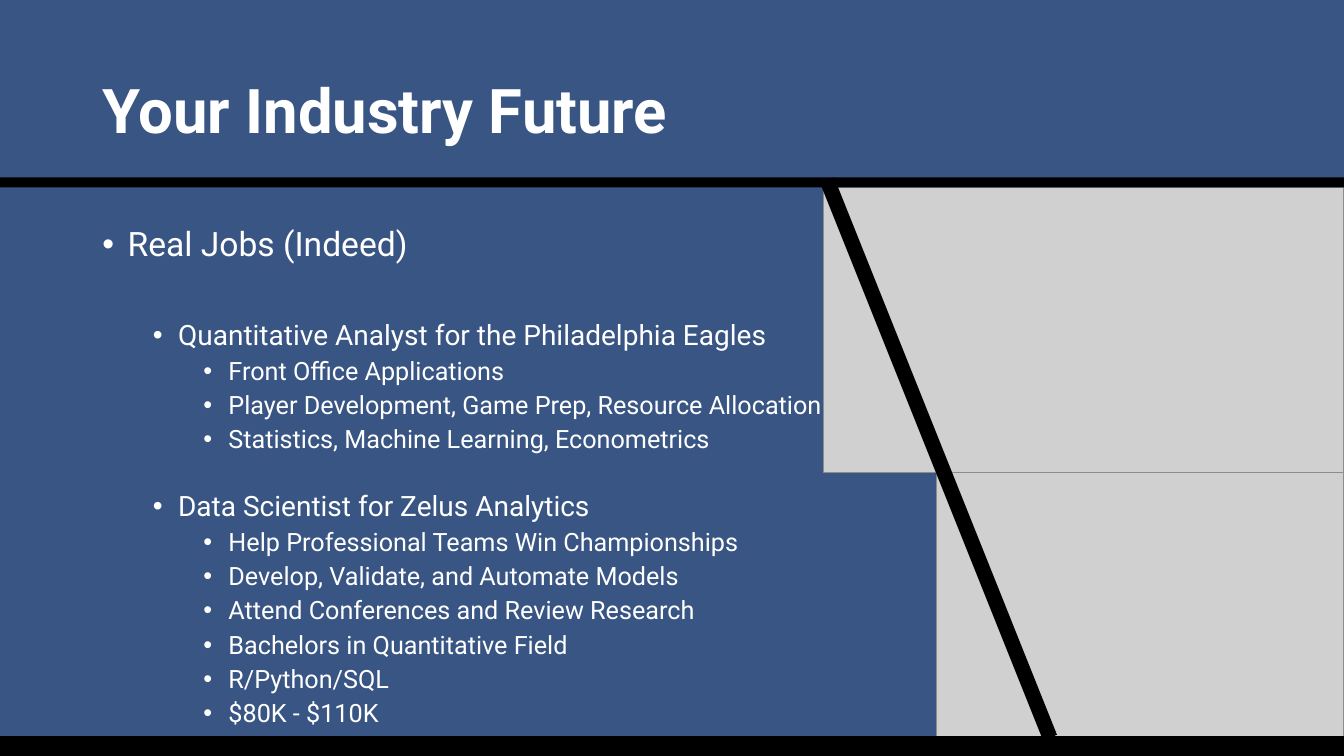
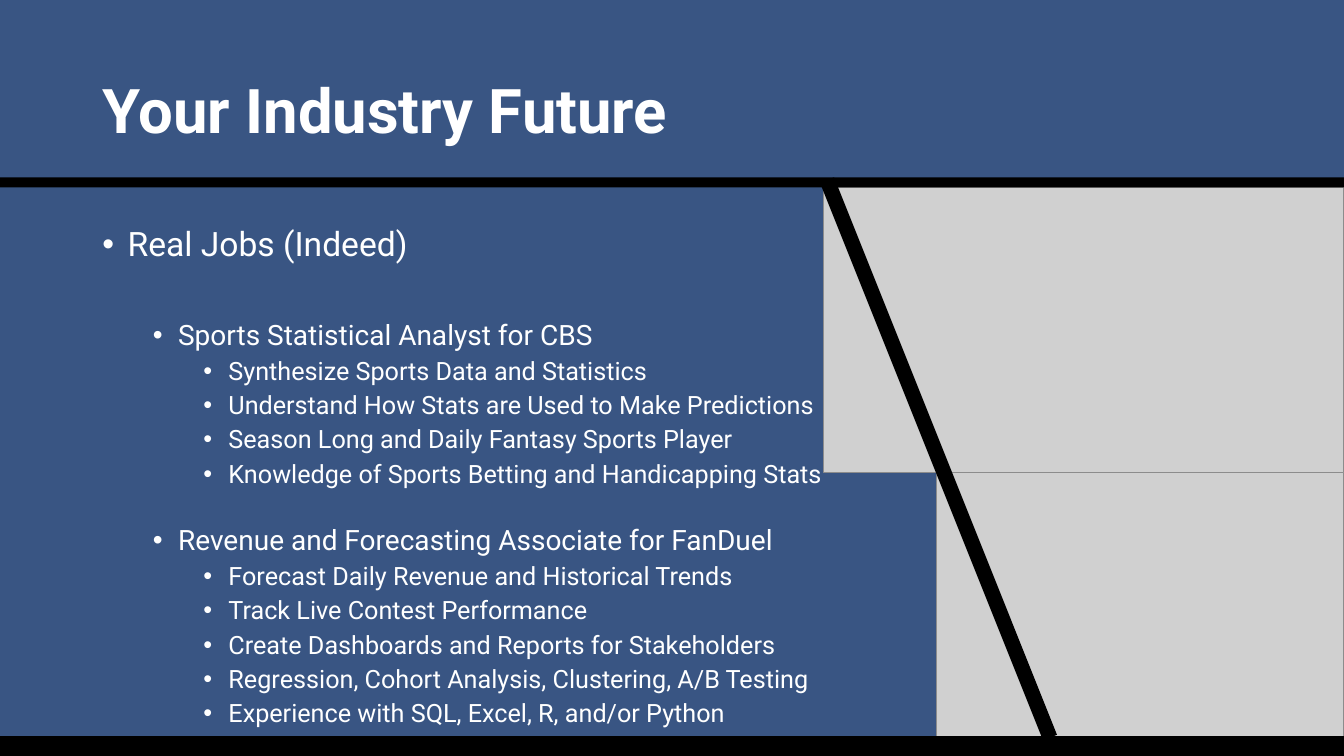
Before and after one commit to SuperMarioGiacomazzo/STOR538_WEBSITE, a slide deck: slide 15 of Slides/Sports Analytics 3/Sports_Analytics_3_Lecture.pptx (slide 14 before the commit). Drawn at 1344x756 pixels with LibreOffice and Linux fonts; fonts in the diff are those of the drawing; grey boxes stand for pictures. Boxes give left, top, right and bottom in pixels: in the first picture for what was removed or moved away, otherwise in the second. Text is boxed around its words. In the diff, an @@ line names an element or a change of style, - is before the commit and + after.

```diff
--- a/Slides/Sports Analytics 3/Sports_Analytics_3_Lecture.pptx
+++ b/Slides/Sports Analytics 3/Sports_Analytics_3_Lecture.pptx
@@ text at (178, 323, 821, 728): text changed @@
-  • Quantitative Analyst for the Philadelphia Eagles
-    • Front Office Applications
-    • Player Development, Game Prep, Resource Allocation
-    • Statistics, Machine Learning, Econometrics
-  • Data Scientist for Zelus Analytics
-    • Help Professional Teams Win Championships
-    • Develop, Validate, and Automate Models
-    • Attend Conferences and Review Research
-    • Bachelors in Quantitative Field
-    • R/Python/SQL
-    • $80K - $110K
+  • Sports Statistical Analyst for CBS
+    • Synthesize Sports Data and Statistics
+    • Understand How Stats are Used to Make Predictions
+    • Season Long and Daily Fantasy Sports Player
+    • Knowledge of Sports Betting and Handicapping Stats
+  • Revenue and Forecasting Associate for FanDuel
+    • Forecast Daily Revenue and Historical Trends
+    • Track Live Contest Performance
+    • Create Dashboards and Reports for Stakeholders
+    • Regression, Cohort Analysis, Clustering, A/B Testing
+    • Experience with SQL, Excel, R, and/or Python
```
Also in this commit, not shown: 6 other slides changed, 1 slide removed, 3 other files.
